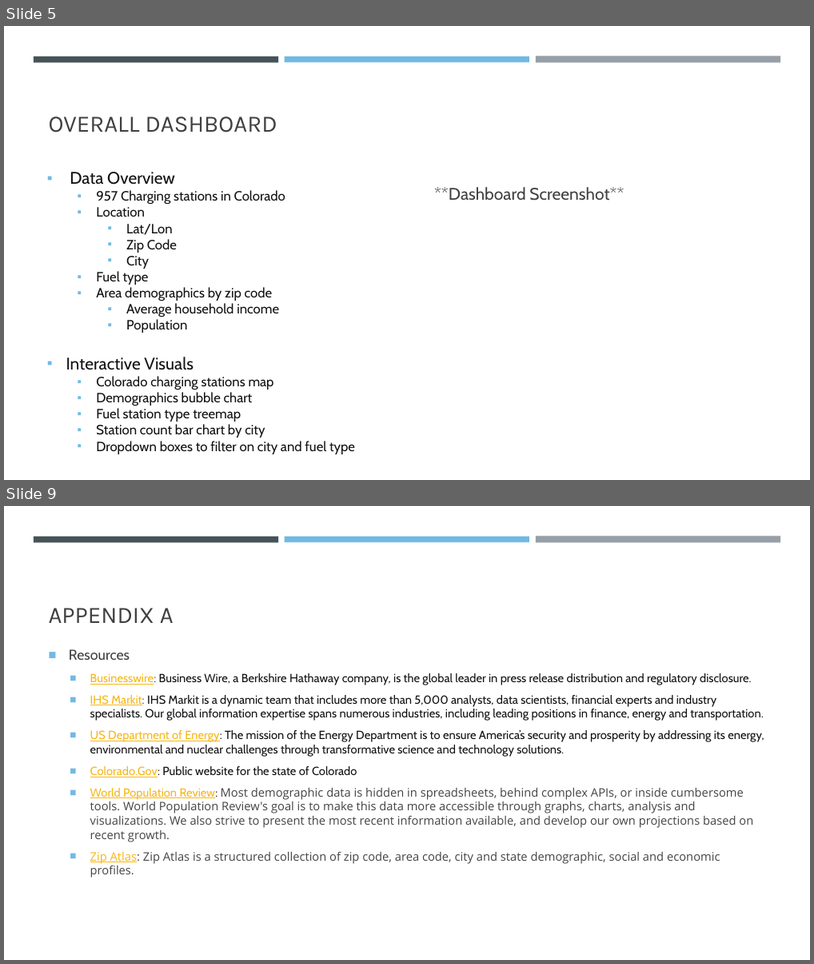
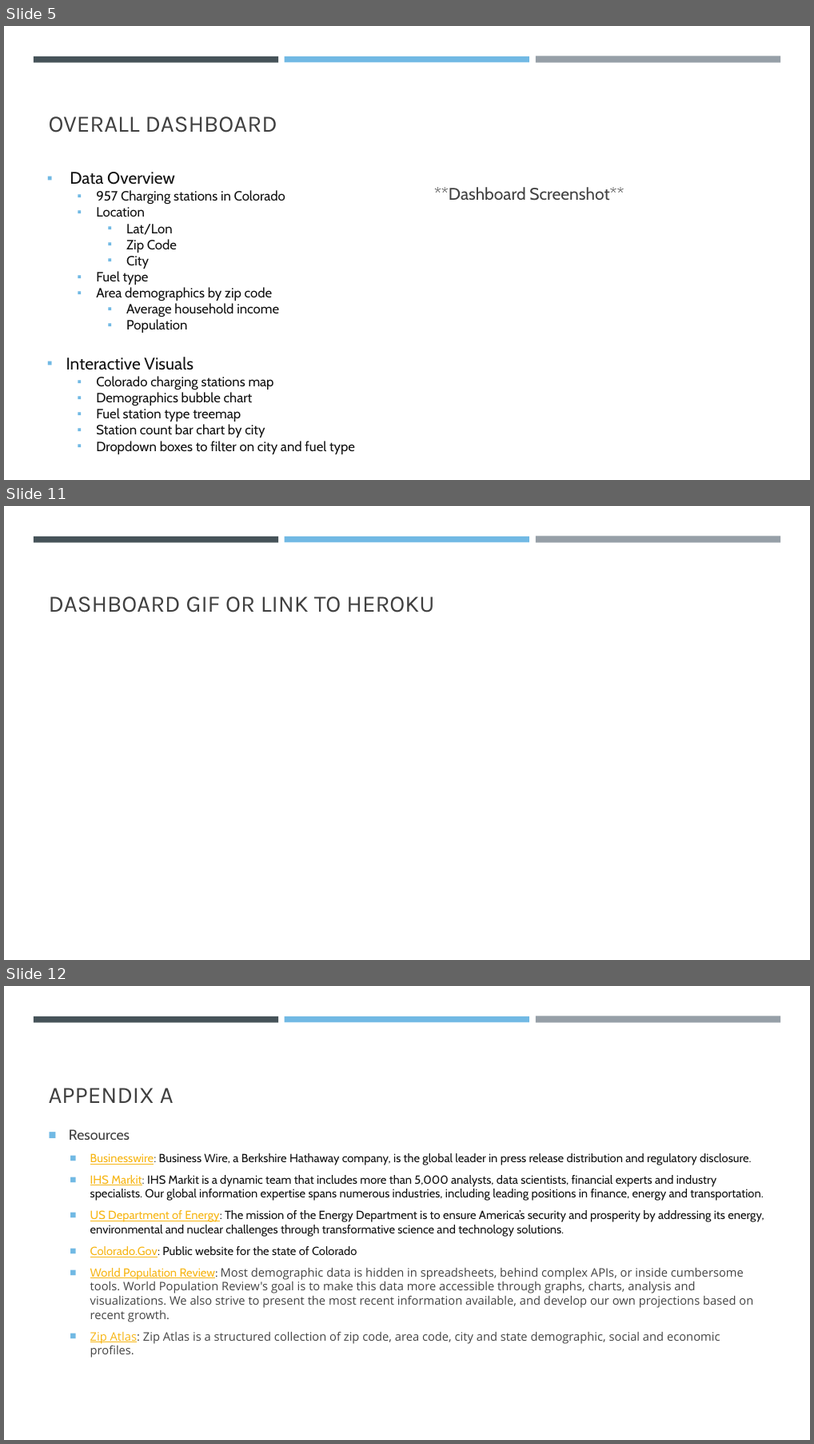
Before and after one commit to gabeo13/Colorado-Alternative-Fuel, a slide deck: Alternative Fuel Station Project.pptx. Shown one above the other, each under a label of ours: slides 5 and 9 before the commit, slides 5, 11 and 12 after it; the slides between them are not shown. The pictures are 814x964 and 814x1444 pixels, drawn with LibreOffice and Linux fonts; fonts in the diff are those of the drawing. Boxes give left, top, right and bottom in pixels: in the first picture for what was removed or moved away, otherwise in the second. Text is boxed around its words. In the diff, an @@ line names an element or a change of style, - is before the commit and + after.

```diff
--- a/Alternative Fuel Station Project.pptx
+++ b/Alternative Fuel Station Project.pptx
@@ slide 11 added at [4,506,810,960], background #FFFFFF; not listed: 3 template elements that a slide beside it also shows @@
@@ title added at [49,596,434,612], 28 pt, text #404040 @@
+DASHBOARD GIF OR LINK TO HEROKU
@@ what was slide 9 is now slide 12 @@
```
Also in this commit, not shown: 3 slides changed, 3 other slides added, 1 slide removed, 1 other file.
